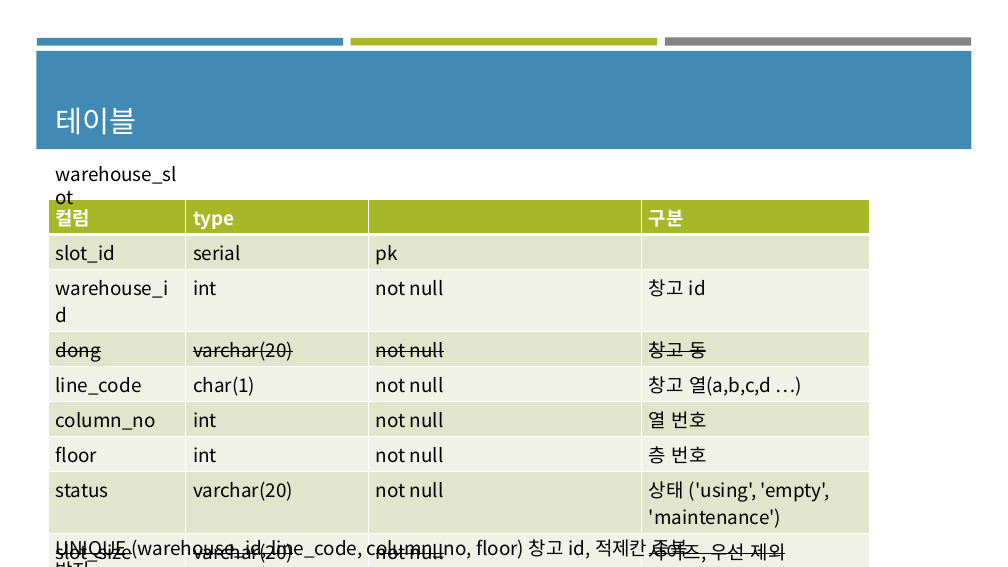
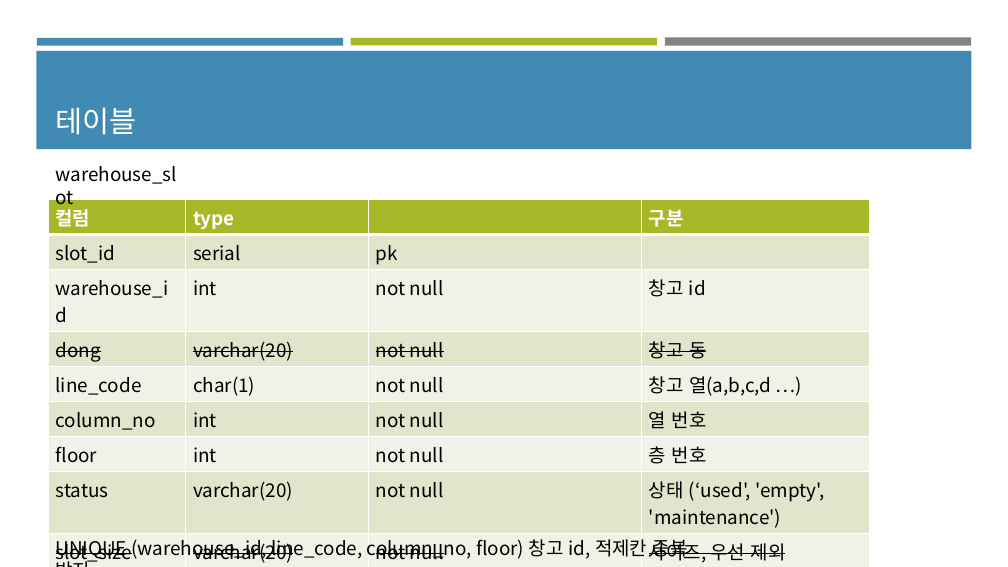
Before and after one commit to mkim0203/yolo_mini_project, a slide deck: slide 14 of 창고관리.pptx. Drawn at 1008x567 pixels with LibreOffice and Linux fonts; fonts in the diff are those of the drawing. Boxes give left, top, right and bottom in pixels: in the first picture for what was removed or moved away, otherwise in the second. Text is boxed around its words. In the diff, an @@ line names an element or a change of style, - is before the commit and + after.

```diff
--- a/창고관리.pptx
+++ b/창고관리.pptx
@@ table at (48, 200, 870, 567) @@
-row 8, column 4: 상태 ('using', 'empty', 'maintenance')
+row 8, column 4: 상태 (‘used', 'empty', 'maintenance')
```
Also in this commit, not shown: 1 other slide changed, 4 other files.
